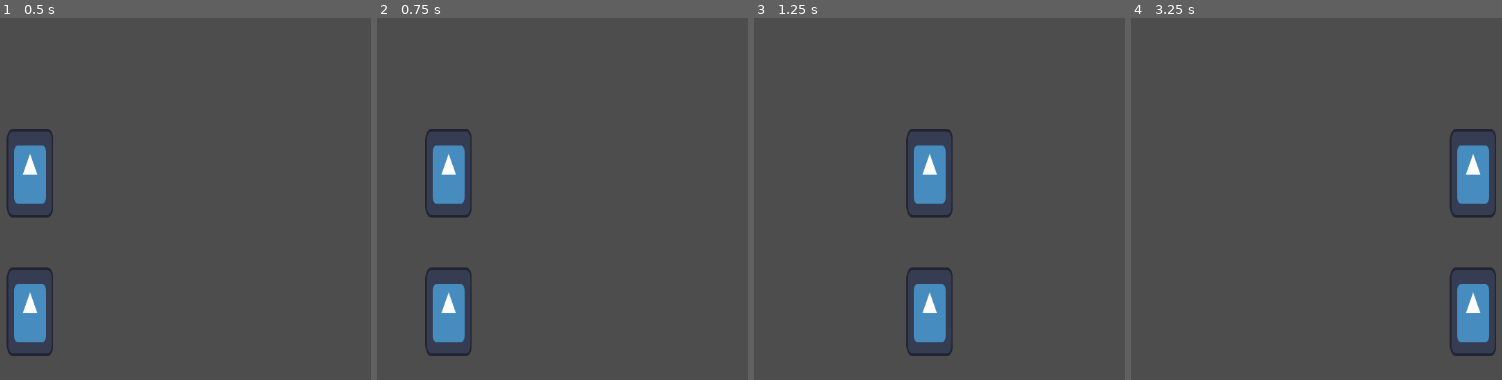
Above: before the commit, frames 1-4 (left to right).
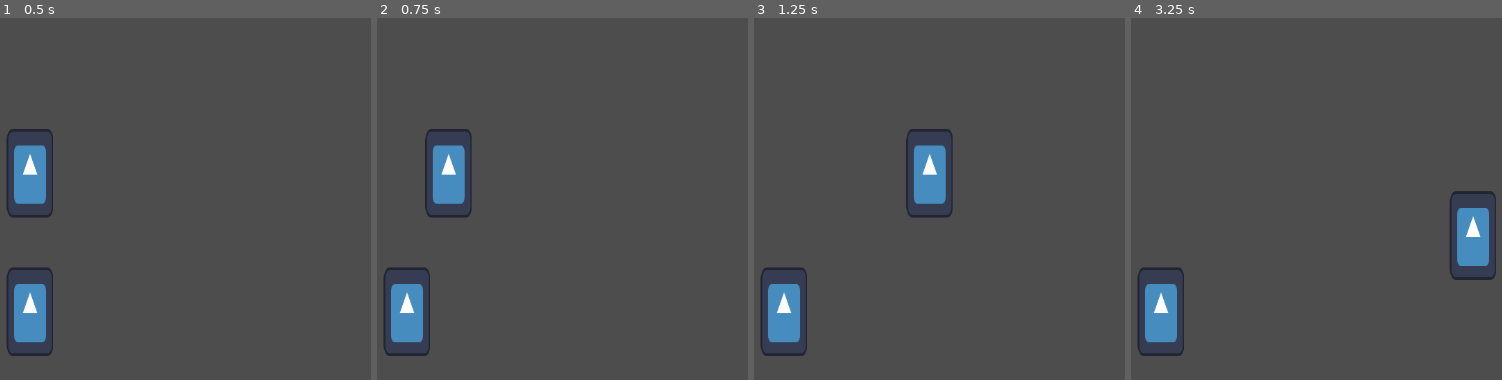
Above: after the commit, the same moments.

Repository: david8zhang/spooky-soccer
Game: Godot game, scene res://scenes/Main.tscn
Two runs of this game, one before a commit and one after it. Both use one fixed random seed, a clock stepped at 60 frames per second and the inputs below. The engine's default icon, where the game draws it, is replaced by a stand-in: a white triangle on a blue panel in a dark square.
Inputs:
- Up to frame 1 (0.5 s): no input
- Up to frame 2 (0.75 s): tap Enter at 0.5 s; hold Right (ui_right) from 0.53 s (still down)
- Up to frame 3 (1.25 s): keep holding Right (ui_right)
- Up to frame 4 (3.25 s): release Right (ui_right) at 1.28 s; hold Down (move_down, bound only after the commit) 1.28-2.03 s; hold Right (ui_right) 2.03-2.78 s; hold Up (move_up, bound only after the commit) from 2.78 s (still down)

Frame 1 is identical in both runs. In frame 2, 3.6% of the frame differs, in the area x 1-26%, y 68-94%; in frame 3, 3.7%; in frame 4, 6.9%, in the area x 1-99%, y 30-94%.

Commit message:
added basic player movement

Diff:
--- a/project.godot
+++ b/project.godot
@@ -19,6 +19,33 @@
 
 window/dpi/allow_hidpi=false
 
+[input]
+
+move_left={
+"deadzone": 0.5,
+"events": [Object(InputEventKey,"resource_local_to_scene":false,"resource_name":"","device":-1,"window_id":0,"alt_pressed":false,"shift_pressed":false,"ctrl_pressed":false,"meta_pressed":false,"pressed":false,"keycode":0,"physical_keycode":4194319,"key_label":0,"unicode":0,"echo":false,"script":null)
+, Object(InputEventKey,"resource_local_to_scene":false,"resource_name":"","device":-1,"window_id":0,"alt_pressed":false,"shift_pressed":false,"ctrl_pressed":false,"meta_pressed":false,"pressed":false,"keycode":0,"physical_keycode":65,"key_label":0,"unicode":97,"echo":false,"script":null)
+]
+}
+move_right={
+"deadzone": 0.5,
+"events": [Object(InputEventKey,"resource_local_to_scene":false,"resource_name":"","device":-1,"window_id":0,"alt_pressed":false,"shift_pressed":false,"ctrl_pressed":false,"meta_pressed":false,"pressed":false,"keycode":0,"physical_keycode":4194321,"key_label":0,"unicode":0,"echo":false,"script":null)
+, Object(InputEventKey,"resource_local_to_scene":false,"resource_name":"","device":-1,"window_id":0,"alt_pressed":false,"shift_pressed":false,"ctrl_pressed":false,"meta_pressed":false,"pressed":false,"keycode":0,"physical_keycode":68,"key_label":0,"unicode":100,"echo":false,"script":null)
+]
+}
+move_up={
+"deadzone": 0.5,
+"events": [Object(InputEventKey,"resource_local_to_scene":false,"resource_name":"","device":-1,"window_id":0,"alt_pressed":false,"shift_pressed":false,"ctrl_pressed":false,"meta_pressed":false,"pressed":false,"keycode":0,"physical_keycode":4194320,"key_label":0,"unicode":0,"echo":false,"script":null)
+, Object(InputEventKey,"resource_local_to_scene":false,"resource_name":"","device":-1,"window_id":0,"alt_pressed":false,"shift_pressed":false,"ctrl_pressed":false,"meta_pressed":false,"pressed":false,"keycode":0,"physical_keycode":87,"key_label":0,"unicode":119,"echo":false,"script":null)
+]
+}
+move_down={
+"deadzone": 0.5,
+"events": [Object(InputEventKey,"resource_local_to_scene":false,"resource_name":"","device":-1,"window_id":0,"alt_pressed":false,"shift_pressed":false,"ctrl_pressed":false,"meta_pressed":false,"pressed":false,"keycode":0,"physical_keycode":4194322,"key_label":0,"unicode":0,"echo":false,"script":null)
+, Object(InputEventKey,"resource_local_to_scene":false,"resource_name":"","device":-1,"window_id":0,"alt_pressed":false,"shift_pressed":false,"ctrl_pressed":false,"meta_pressed":false,"pressed":false,"keycode":0,"physical_keycode":83,"key_label":0,"unicode":115,"echo":false,"script":null)
+]
+}
+
 [physics]
 
 2d/default_gravity=2.08165e-12
--- a/scripts/FieldPlayer.gd
+++ b/scripts/FieldPlayer.gd
@@ -2,14 +2,20 @@
 extends CharacterBody2D
 
 const SPEED = 300.0
+var is_selected = false
 
 func _physics_process(_delta):
-	# Get the input direction and handle the movement/deceleration.
-	# As good practice, you should replace UI actions with custom gameplay actions.
-	var direction = Input.get_axis("ui_left", "ui_right")
-	if direction:
-		velocity.x = direction * SPEED
-	else:
-		velocity.x = move_toward(velocity.x, 0, SPEED)
+	velocity = Vector2.ZERO
+	if is_selected:
+		if Input.is_action_pressed("move_right"):
+			velocity.x += 1
+		if Input.is_action_pressed("move_left"):
+			velocity.x -= 1
+		if Input.is_action_pressed("move_down"):
+			velocity.y += 1
+		if Input.is_action_pressed("move_up"):
+			velocity.y -= 1
+		if velocity.length() > 0:
+			velocity = velocity.normalized() * SPEED
 
-	move_and_slide()
+		move_and_slide()
--- a/scripts/PlayerFieldManager.gd
+++ b/scripts/PlayerFieldManager.gd
@@ -20,3 +20,4 @@
 		new_field_player.global_position = config["position"]
 		field_players.append(new_field_player)
 		add_child(new_field_player)
+	field_players[0].is_selected = true
